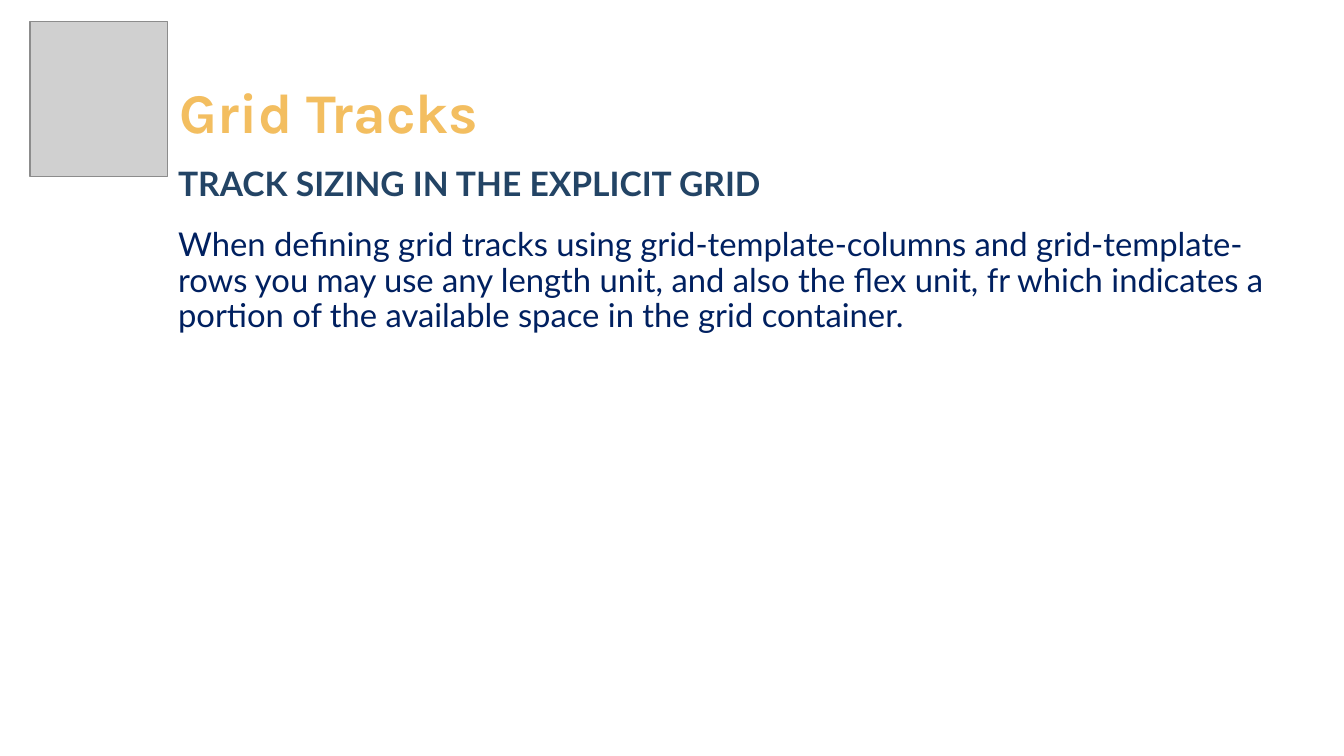
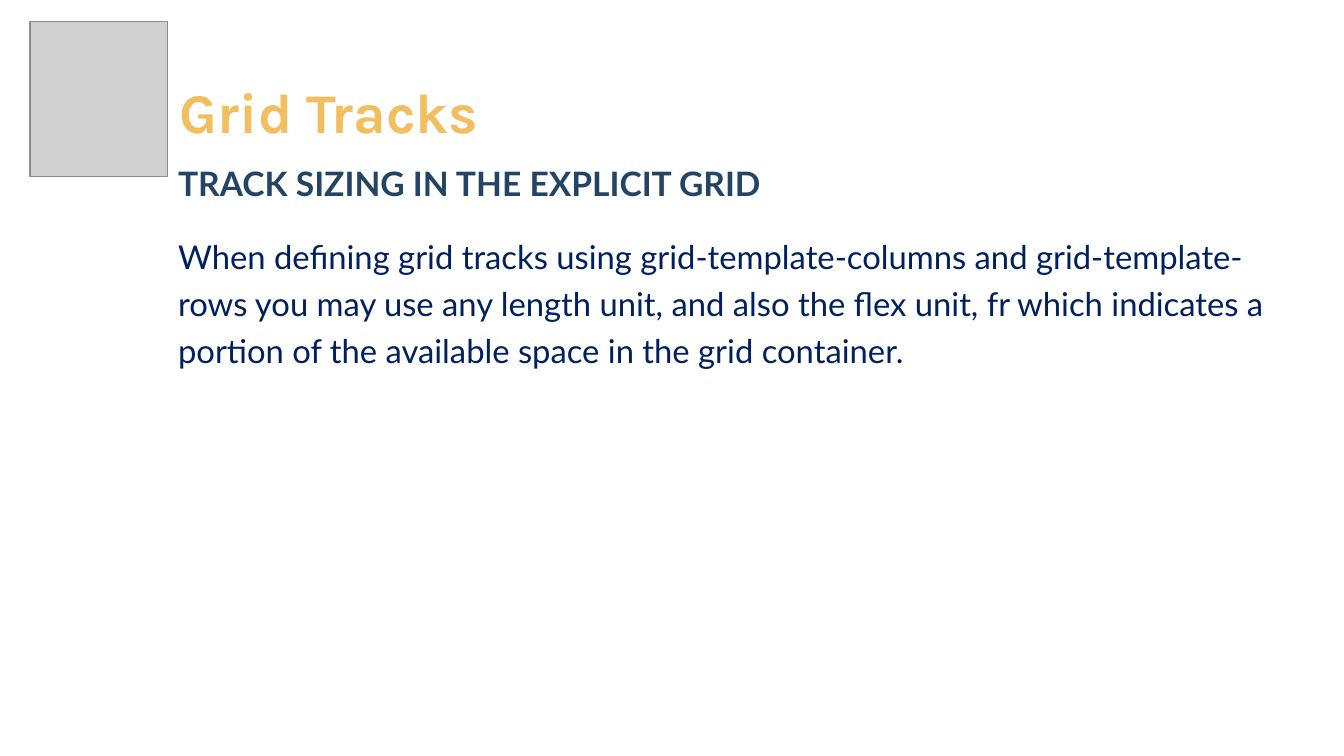
Before and after one commit to pirocorp/CSS-Advanced, a slide deck: slide 12 of 05. CSS Grid/05. CSS Grid - Introduction.pptx. Drawn at 1344x756 pixels with LibreOffice and Linux fonts; fonts in the diff are those of the drawing; grey boxes stand for pictures; background and template pictures are left out. Boxes give left, top, right and bottom in pixels: in the first picture for what was removed or moved away, otherwise in the second. Text is boxed around its words. In the diff, an @@ line names an element or a change of style, - is before the commit and + after.

Commit message:
Grid

```diff
--- a/05. CSS Grid/05. CSS Grid - Introduction.pptx
+++ b/05. CSS Grid/05. CSS Grid - Introduction.pptx
@@ text "When defining grid tracks using ..." at <box>178,245,1263,369</box>: line spacing 0.9 to 1.2 @@
```
Also in this commit, not shown: 5 other slides changed.
